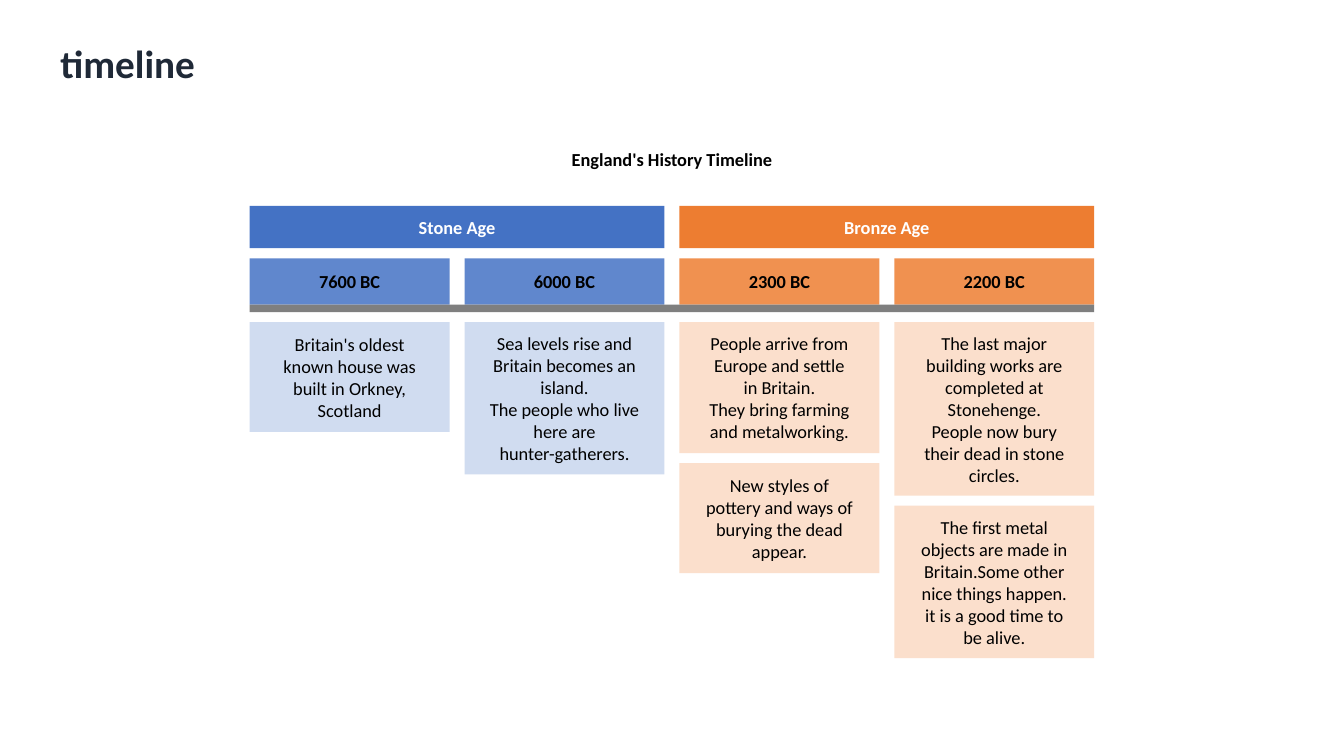
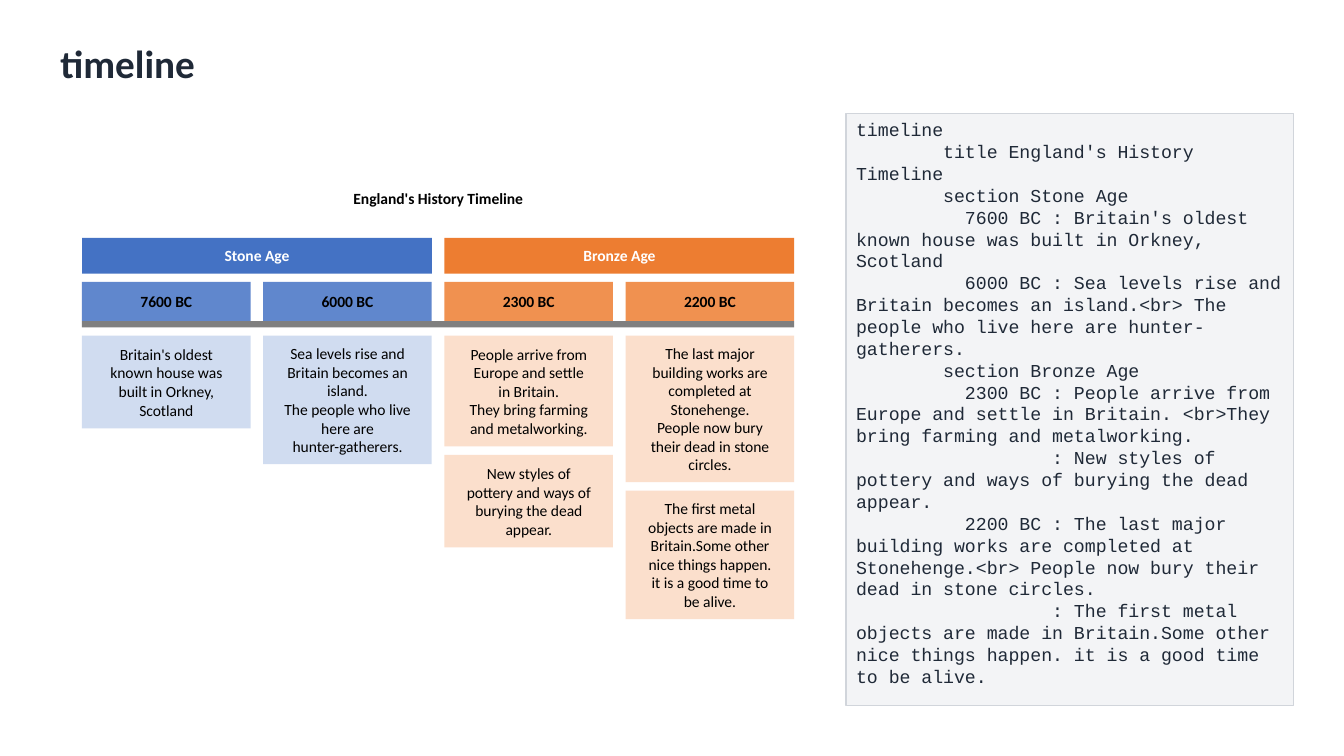
Before and after one commit to nicolasbridelance/md2nativedocx, a slide deck: slide 54 of test-corpus/word-verification/all-types-deck.pptx. Drawn at 1344x756 pixels with LibreOffice and Linux fonts; fonts in the diff are those of the drawing. Boxes give left, top, right and bottom in pixels: in the first picture for what was removed or moved away, otherwise in the second. Text is boxed around its words. In the diff, an @@ line names an element or a change of style, - is before the commit and + after.

```diff
--- a/test-corpus/word-verification/all-types-deck.pptx
+++ b/test-corpus/word-verification/all-types-deck.pptx
@@ rectangle added at box(846, 113, 1294, 706), fill #F3F4F6, outline #D1D5DB 0.75 pt, 13 pt, text #1F2937 @@
+timeline
+title England's History Timeline
+section Stone Age
+7600 BC : Britain's oldest known house was built in Orkney, Scotland
+6000 BC : Sea levels rise and Britain becomes an island.<br> The people who live here are hunter-gatherers.
+section Bronze Age
+2300 BC : People arrive from Europe and settle in Britain. <br>They bring farming and metalworking.
+: New styles of pottery and ways of burying the dead appear.
+2200 BC : The last major building works are completed at Stonehenge.<br> People now bury their dead in stone circles.
+: The first metal objects are made in Britain.Some other nice things happen. it is a good time to be alive.
@@ text "England's History Timeline": place and size @@
-text "England's History Timeline" at box(572, 153, 772, 169)
+text "England's History Timeline" at box(353, 193, 523, 207)
@@ rectangle "Stone Age": place and size @@
-rectangle "Stone Age" at box(250, 206, 664, 248)
+rectangle "Stone Age" at box(82, 238, 432, 274)
@@ rectangle "Bronze Age": place and size @@
-rectangle "Bronze Age" at box(680, 206, 1094, 248)
+rectangle "Bronze Age" at box(445, 238, 795, 274)
@@ rectangle "7600 BC": place and size @@
-rectangle "7600 BC" at box(250, 258, 450, 304)
+rectangle "7600 BC" at box(82, 282, 250, 322)
@@ rectangle "6000 BC": place and size @@
-rectangle "6000 BC" at box(465, 258, 664, 304)
+rectangle "6000 BC" at box(263, 282, 432, 322)
@@ rectangle "2300 BC": place and size @@
-rectangle "2300 BC" at box(680, 258, 879, 304)
+rectangle "2300 BC" at box(445, 282, 613, 322)
@@ rectangle "2200 BC": place and size @@
-rectangle "2200 BC" at box(894, 258, 1094, 304)
+rectangle "2200 BC" at box(626, 282, 795, 322)
@@ rectangle: place and size @@
-rectangle at box(250, 304, 1095, 312)
+rectangle at box(82, 321, 795, 327)
@@ rectangle "Britain's oldest": place and size @@
-rectangle "Britain's oldest" at box(250, 322, 450, 432)
+rectangle "Britain's oldest" at box(82, 336, 250, 429)
@@ rectangle "Sea levels rise and": place and size @@
-rectangle "Sea levels rise and" at box(465, 322, 664, 474)
+rectangle "Sea levels rise and" at box(263, 336, 432, 465)
@@ rectangle "People arrive from": place and size @@
-rectangle "People arrive from" at box(680, 322, 879, 453)
+rectangle "People arrive from" at box(445, 336, 613, 447)
@@ rectangle "The last major": place and size @@
-rectangle "The last major" at box(894, 322, 1094, 495)
+rectangle "The last major" at box(626, 336, 795, 482)
@@ rectangle "New styles of": place and size @@
-rectangle "New styles of" at box(680, 464, 879, 574)
+rectangle "New styles of" at box(445, 455, 613, 547)
@@ size 13.1 to 11 pt in 13 elements at box(82, 336, 250, 429), box(82, 282, 250, 322), box(263, 336, 432, 465), box(82, 238, 432, 274), box(263, 282, 432, 322), box(445, 336, 613, 447), box(445, 455, 613, 547), box(626, 336, 795, 482), box(445, 282, 613, 322), box(353, 193, 523, 207), box(445, 238, 795, 274), box(626, 282, 795, 322), box(626, 491, 795, 620) @@
@@ rectangle "The first metal": place and size @@
-rectangle "The first metal" at box(894, 506, 1094, 658)
+rectangle "The first metal" at box(626, 491, 795, 620)
```
Also in this commit, not shown: 61 other slides changed, 42 other files.
